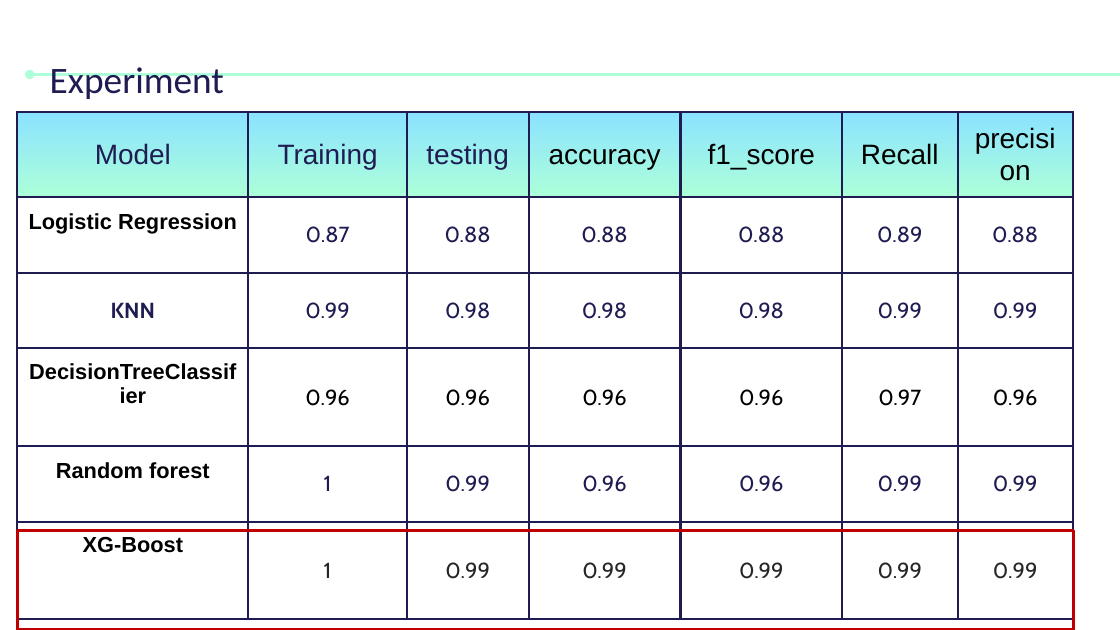
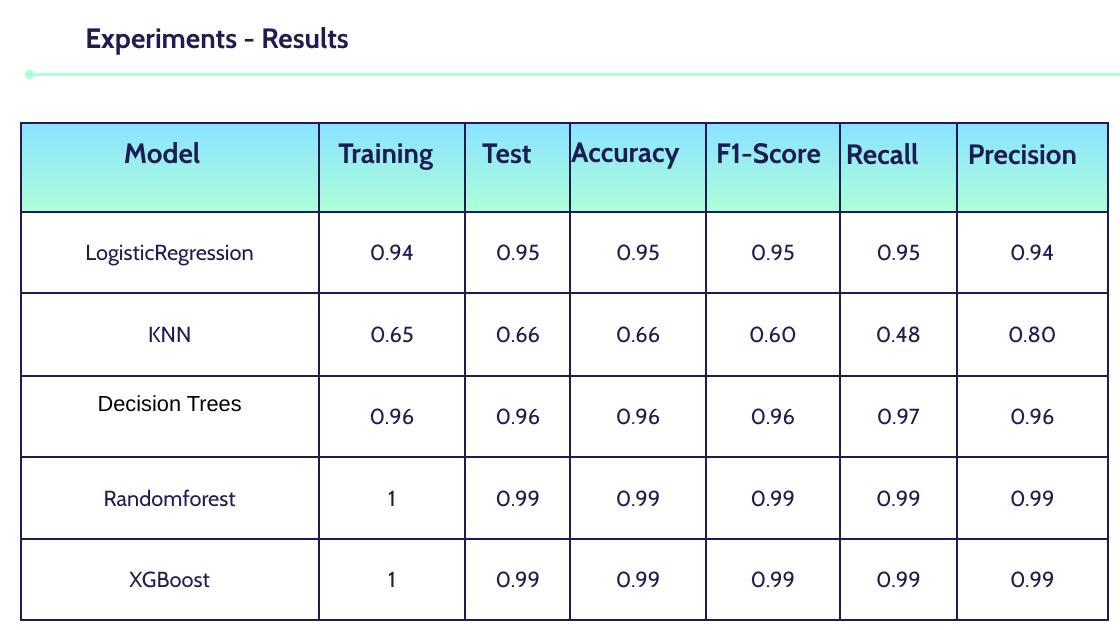
Before and after one commit to ShahadAbdulaziz/Network-Intrusion-detection_Classification, a slide deck: slide 8 of Network Intrusion detection.pptx (slide 5 before the commit). Drawn at 1120x630 pixels with LibreOffice and Linux fonts; fonts in the diff are those of the drawing. Boxes give left, top, right and bottom in pixels: in the first picture for what was removed or moved away, otherwise in the second. Text is boxed around its words. In the diff, an @@ line names an element or a change of style, - is before the commit and + after.

```diff
--- a/Network Intrusion detection.pptx
+++ b/Network Intrusion detection.pptx
@@ text added at box(85, 27, 348, 55), 18 pt, text #1F1C51, bold @@
+Experiments - Results
@@ title removed at box(50, 67, 224, 99) @@
-Experiment
@@ table at box(21, 123, 1109, 620) @@
-row 1: Model | Training | testing | accuracy | f1_score | Recall | precision
+row 1:  |  |  |  |  |  | 
-row 2: Logistic Regression | 0.87 | 0.88 | 0.88 | 0.88 | 0.89 | 0.88
+row 2: LogisticRegression | 0.94 | 0.95 | 0.95 | 0.95 | 0.95 | 0.94
-row 3: KNN | 0.99 | 0.98 | 0.98 | 0.98 | 0.99 | 0.99
+row 3: KNN | 0.65 | 0.66 | 0.66 | 0.60 | 0.48 | 0.80
-row 4, column 1: DecisionTreeClassifier
+row 4, column 1: Decision Trees
-row 5: Random forest | 1 | 0.99 | 0.96 | 0.96 | 0.99 | 0.99
+row 5: Randomforest | 1 | 0.99 | 0.99 | 0.99 | 0.99 | 0.99
-row 6, column 1: XG-Boost
+row 6, column 1: XGBoost
@@ bold off in "KNN" @@
@@ text colour #000000 to #1F1C51 in "0.96", "0.96", "0.96", "0.96" and 2 more places @@
@@ text colour #262626 to #1F1C51 in "1", "0.99", "0.99", "0.99" and 2 more places @@
@@ table: place and size @@
-table at box(18, 112, 1073, 629)
+table at box(21, 123, 1109, 620)
@@ text added at box(124, 142, 200, 164), 18 pt, text #1F1C51, bold @@
+Model
@@ text added at box(338, 143, 433, 169), 18 pt, text #1F1C51, bold @@
+Training
@@ text added at box(482, 143, 531, 164), 18 pt, text #1F1C51, bold @@
+Test
@@ text added at box(571, 142, 679, 169), 18 pt, text #1F1C51, bold @@
+Accuracy
@@ text added at box(716, 143, 821, 164), 18 pt, text #1F1C51, bold @@
+F1-Score
@@ text added at box(846, 143, 919, 165), 18 pt, text #1F1C51, bold @@
+Recall
@@ text added at box(968, 144, 1077, 165), 18 pt, text #1F1C51, bold @@
+Precision
@@ rectangle removed at box(18, 531, 1074, 629) @@
```
Also in this commit, not shown: 4 other slides changed, 7 slides added, 4 slides removed, 3 other files.
